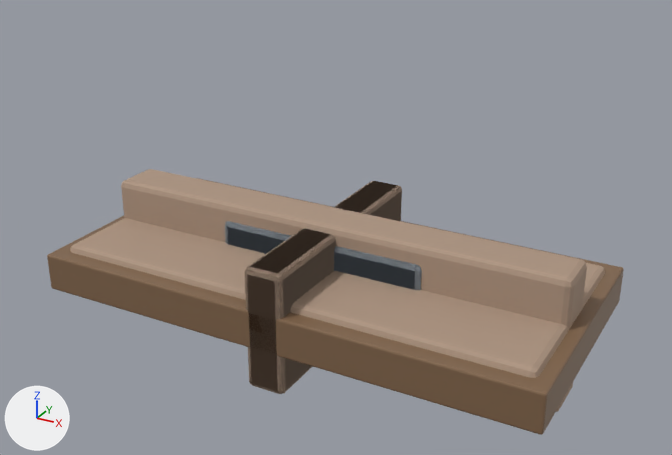
What one commit did to the glTF model public/models/authoring/furniture-sofa-2seat.glb.
One viewpoint serves both versions: a camera (50 mm lens) standing at (1.26, -2.26, 1.305) and looking at (0.024, -0.013, 0.182). Arrows for +X, +Y and +Z are at lower left; the lights stay in place. The first picture is the older version. Where no turn or scale is listed for an object, it has been applied to the vertices. Vertices at exactly the same position are counted once.

The older version as bpy lines, for what is in view:
```python
ob_arml = bpy.data.objects.new('ArmL', me_arml_002)
ob_arml.location = (0.0, 0.0, 0.0)
ob_armr = bpy.data.objects.new('ArmR', me_armr_002)
ob_armr.location = (0.0, 0.0, 0.0)
ob_back_001 = bpy.data.objects.new('Back.001', me_back_004)
ob_back_001.location = (0.0, 0.0, 0.0)
ob_base_005 = bpy.data.objects.new('Base.005', me_base_012)
ob_base_005.location = (0.0, 0.0, 0.0)
ob_cush_0_36 = bpy.data.objects.new('Cush_0.36', me_cush_0_002)
ob_cush_0_36.location = (0.0, 0.0, 0.0)
ob_cush__0_36 = bpy.data.objects.new('Cush_-0.36', me_cush__0_002)
ob_cush__0_36.location = (0.0, 0.0, 0.0)
ob_seat_001 = bpy.data.objects.new('Seat.001', me_seat_005)
ob_seat_001.location = (0.0, 0.0, 0.0)
```
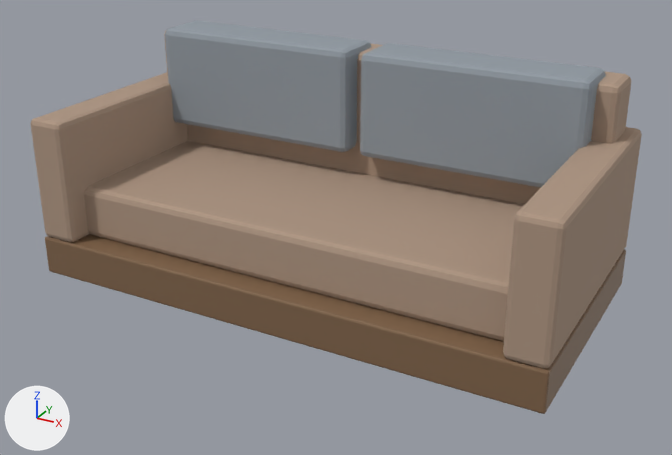
Changed parts and their boxes (x1, y1, x2, y2) in the pictures (672 x 455 px):
'Seat.001', moved
    before: (70, 218, 605, 378)
    after: (84, 141, 525, 341)
'Base.005', moved
    before: (47, 178, 624, 435)
    after: (45, 234, 626, 414)
'Back.001', moved
    before: (121, 169, 587, 412)
    after: (164, 31, 631, 204)
'Cush_0.36', moved (not visible before)
    after: (360, 43, 606, 187)
'Cush_-0.36', moved
    before: (225, 221, 422, 290)
    after: (165, 21, 371, 152)
'ArmL', moved
    before: (244, 181, 402, 394)
    after: (31, 72, 188, 242)
'ArmR', moved (not visible before)
    after: (503, 127, 642, 368)

Patch to the scene script:
```diff
--- a/public/models/authoring/furniture-sofa-2seat.glb.py
+++ b/public/models/authoring/furniture-sofa-2seat.glb.py
@@ me_arml_002 @@
 # used by ob_arml; location = (0.0, 0.0, 0.0)
-me_arml_002.from_pydata(...)  # 56 vertices, 108 faces; spans x -0.06..0.06, y -0.39..0.39, z -0.19..0.19
+me_arml_002.from_pydata(...)  # 56 vertices, 108 faces; spans x -0.8..-0.68, y -0.39..0.39, z 0.12..0.5
+# me_arml_002 part 1: the whole mesh is moved by (-0.74, 0.0, 0.31)
 me_arml_002.materials.append(mat_a_fabricwarm)
@@ me_armr_002 @@
 # used by ob_armr; location = (0.0, 0.0, 0.0)
-me_armr_002.from_pydata(...)  # 56 vertices, 108 faces; spans x -0.06..0.06, y -0.39..0.39, z -0.19..0.19
+me_armr_002.from_pydata(...)  # 56 vertices, 108 faces; spans x 0.68..0.8, y -0.39..0.39, z 0.12..0.5
+# me_armr_002 part 2: the whole mesh is moved by (0.74, 0.0, 0.31)
 me_armr_002.materials.append(mat_a_fabricwarm)
@@ me_back_004 @@
 # used by ob_back_001; location = (0.0, 0.0, 0.0)
-me_back_004.from_pydata(...)  # 56 vertices, 108 faces; spans x -0.76..0.76, y -0.08..0.08, z -0.21..0.21
+me_back_004.from_pydata(...)  # 56 vertices, 108 faces; spans x -0.76..0.76, y 0.2..0.36, z 0.24..0.66
+# me_back_004 part 3: the whole mesh is moved by (0.0, 0.28, 0.45)
 me_back_004.materials.append(mat_a_fabricwarm)
@@ me_base_012 @@
 # used by ob_base_005; location = (0.0, 0.0, 0.0)
-me_base_012.from_pydata(...)  # 56 vertices, 108 faces; spans x -0.8..0.8, y -0.39..0.39, z -0.06..0.06
+me_base_012.from_pydata(...)  # 56 vertices, 108 faces; spans x -0.8..0.8, y -0.39..0.39, z 0.0..0.12
+# me_base_012 part 4: the whole mesh is moved by (0.0, 0.0, 0.06)
 me_base_012.materials.append(mat_a_wooddark)
@@ me_cush_0_002 @@
 # used by ob_cush_0_36; location = (0.0, 0.0, 0.0)
-me_cush_0_002.from_pydata(...)  # 56 vertices, 108 faces; spans x -0.34..0.34, y -0.09..0.09, z -0.16..0.16
+me_cush_0_002.from_pydata(...)  # 56 vertices, 108 faces; spans x 0.02..0.7, y 0.13..0.31, z 0.36..0.68
+# me_cush_0_002 part 5: the whole mesh is moved by (0.36, 0.22, 0.52)
 me_cush_0_002.materials.append(mat_a_fabric)
@@ me_cush__0_002 @@
 # used by ob_cush__0_36; location = (0.0, 0.0, 0.0)
-me_cush__0_002.from_pydata(...)  # 56 vertices, 108 faces; spans x -0.34..0.34, y -0.09..0.09, z -0.16..0.16
+me_cush__0_002.from_pydata(...)  # 56 vertices, 108 faces; spans x -0.7..-0.02, y 0.13..0.31, z 0.36..0.68
+# me_cush__0_002 part 6: the whole mesh is moved by (-0.36, 0.22, 0.52)
 me_cush__0_002.materials.append(mat_a_fabric)
@@ me_seat_005 @@
 # used by ob_seat_001; location = (0.0, 0.0, 0.0)
-me_seat_005.from_pydata(...)  # 56 vertices, 108 faces; spans x -0.76..0.76, y -0.34..0.34, z -0.08..0.08
+me_seat_005.from_pydata(...)  # 56 vertices, 108 faces; spans x -0.76..0.76, y -0.32..0.36, z 0.12..0.28
+# me_seat_005 part 7: the whole mesh is moved by (0.0, 0.02, 0.2)
 me_seat_005.materials.append(mat_a_fabricwarm)
```
